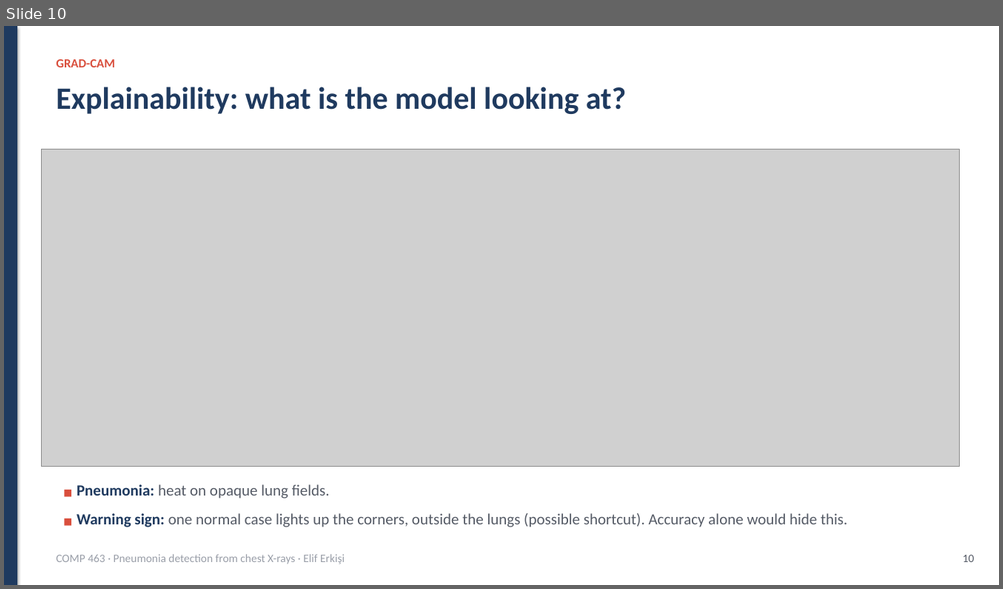
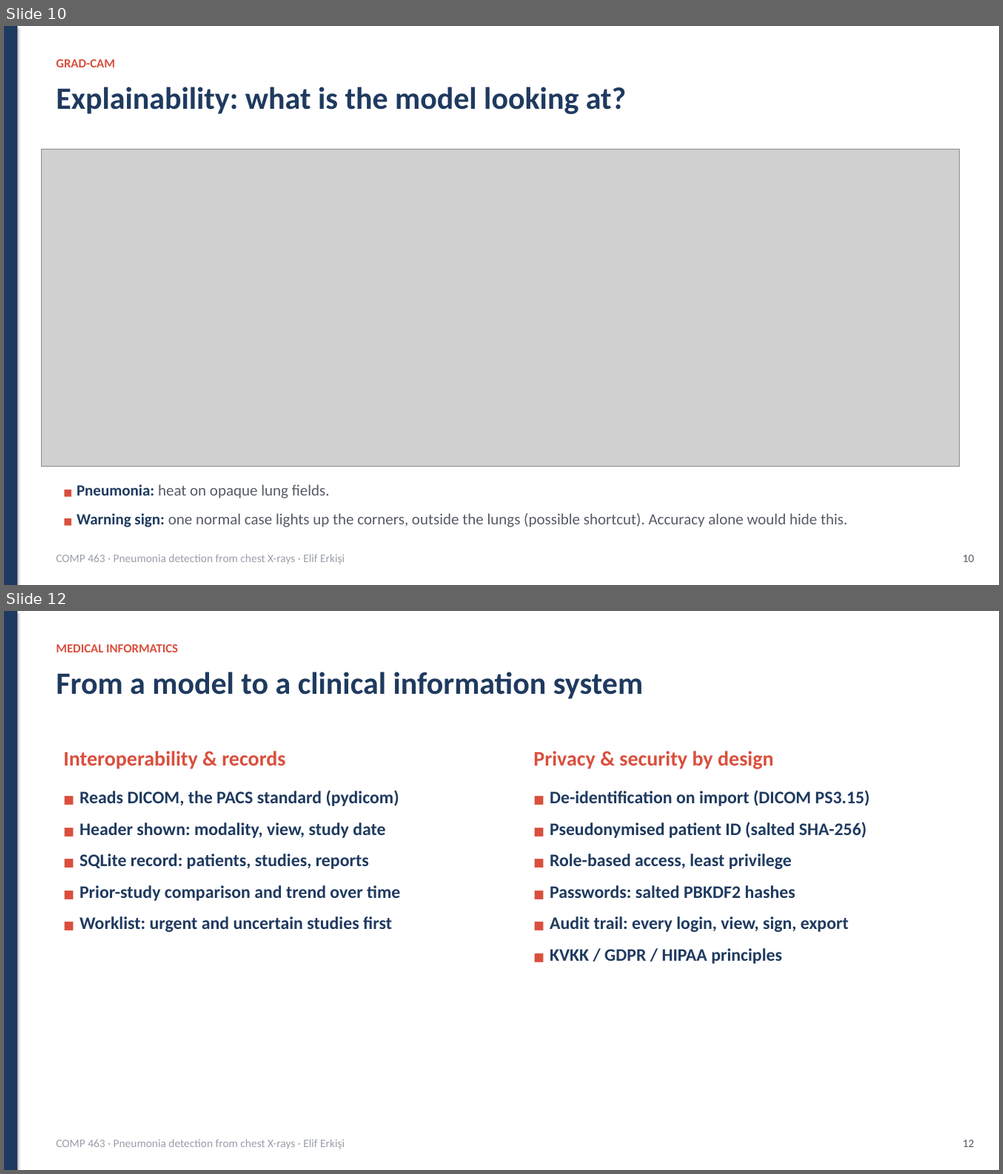
Before and after one commit to erkisiel/pneumoscan-ai, a slide deck: docs/Presentation.pptx. Shown one above the other, each under a label of ours: slide 10 before the commit, slides 10 and 12 after it; the slides between them are not shown. The pictures are 1003x589 and 1003x1174 pixels, drawn with LibreOffice and Linux fonts; fonts in the diff are those of the drawing; grey boxes stand for pictures. Boxes give left, top, right and bottom in pixels: in the first picture for what was removed or moved away, otherwise in the second. Text is boxed around its words. In the diff, an @@ line names an element or a change of style, - is before the commit and + after.

```diff
--- a/docs/Presentation.pptx
+++ b/docs/Presentation.pptx
@@ slide 12 added at [4,611,999,1170], background #FFFFFF @@
@@ rectangle added at [4,611,17,1170], fill #1F3A5F @@
@@ text added at [56,644,178,652], 12 pt, text #D94F3D, bold @@
+MEDICAL INFORMATICS
@@ text added at [56,672,643,699], 30 pt, text #1F3A5F, bold @@
+From a model to a clinical information system
@@ text added at [63,751,285,769], 20 pt, text #D94F3D, bold @@
+Interoperability & records
@@ text added at [533,751,774,769], 20 pt, text #D94F3D, bold @@
+Privacy & security by design
@@ text added at [79,790,400,932], 17 pt, text #1F3A5F, bold @@
+■ Reads DICOM, the PACS standard (pydicom)
+■ Header shown: modality, view, study date
+■ SQLite record: patients, studies, reports
+■ Prior-study comparison and trend over time
+■ Worklist: urgent and uncertain studies first
@@ text added at [549,790,870,964], 17 pt, text #1F3A5F, bold @@
+■ De-identification on import (DICOM PS3.15)
+■ Pseudonymised patient ID (salted SHA-256)
+■ Role-based access, least privilege
+■ Passwords: salted PBKDF2 hashes
+■ Audit trail: every login, view, sign, export
+■ KVKK / GDPR / HIPAA principles
@@ text added at [56,1139,344,1150], 11 pt, text #999EA8 @@
+COMP 463 · Pneumonia detection from chest X-rays · Elif Erkişi
@@ text added at [962,1140,974,1147], 11 pt, text #555B66 @@
+12
```
Also in this commit, not shown: 3 slides changed, 1 other slide added, 24 other files.
